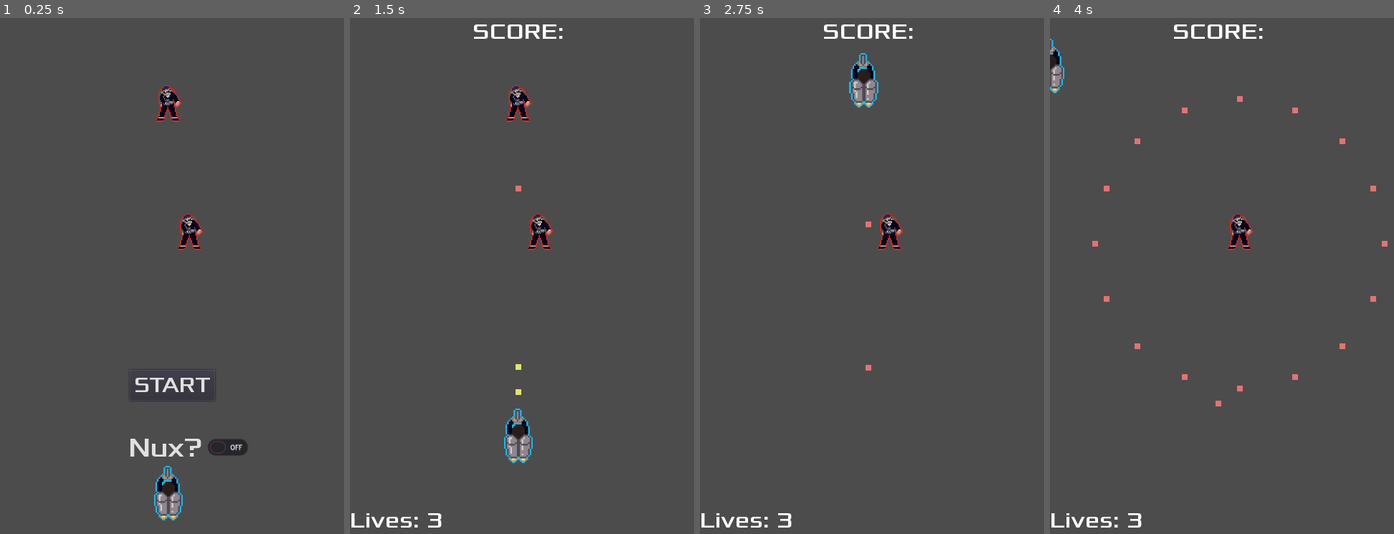
Above: before the commit, frames 1-4 (left to right).
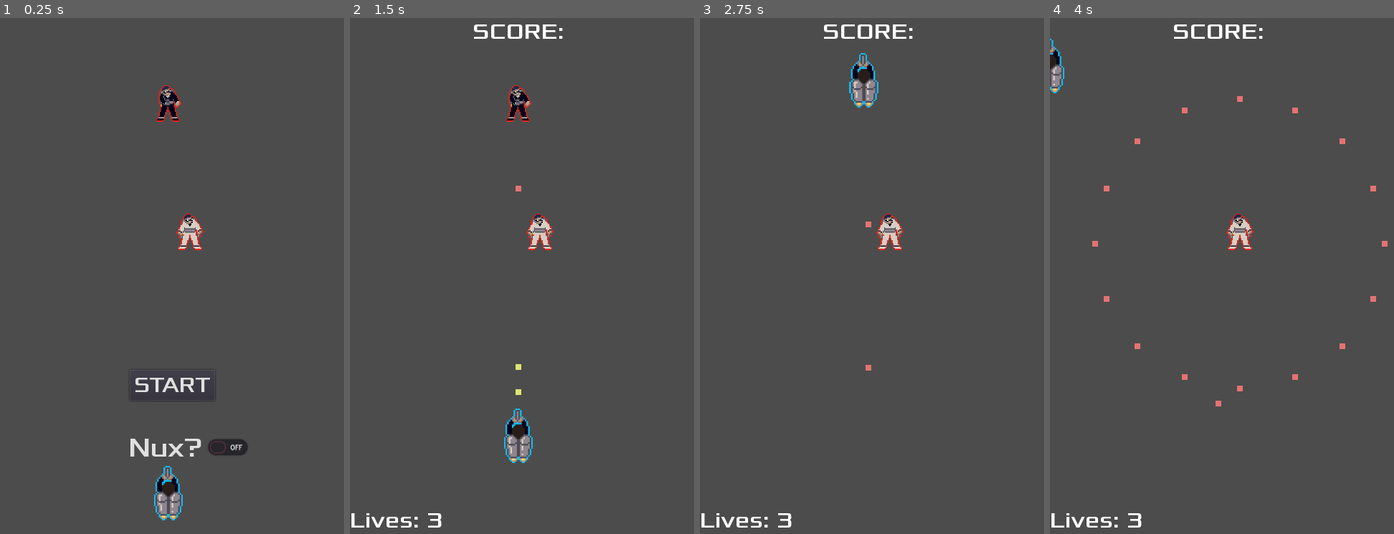
Above: after the commit, the same moments.

Repository: Harrison-Winters/Jet-Pack-Escape
Game: Godot game, scene res://enemy_test.tscn
The game is run twice, just before and just after one commit, with the same random seed, the same clock (stepped at 60 frames per second) and the same inputs. This scene is started directly instead of the project's main scene.
Inputs:
- Up to frame 1 (0.25 s): no input
- Up to frame 2 (1.5 s): click "START" at 0.5 s; tap Enter at 1.25 s; hold Up (ui_up) from 1.28 s (still down); hold Z (shoot) from 1.28 s (still down)
- Up to frame 3 (2.75 s): keep holding Up (ui_up); release Z (shoot) at 2.03 s; tap Z (shoot) at 2.1 s
- Up to frame 4 (4 s): release Up (ui_up) at 2.78 s; hold Z (shoot) 2.78-3.53 s; hold Left (ui_left) from 2.78 s (still down); tap Z (shoot) at 3.6 s

The runs differ from the first frame. In frame 1, 0.3% of the frame differs, in the area x 51-60%, y 37-45%; in frame 2, 0.3%; in frame 3, 0.3%; in frame 4, 0.3%.

Commit message:
Music + New Enemy Sprite

Diff:
--- a/Jetpack Escape/enemy.tscn
+++ b/Jetpack Escape/enemy.tscn
@@ -1,13 +1,19 @@
-[gd_scene load_steps=5 format=2]
+[gd_scene load_steps=6 format=2]
 
 [ext_resource path="res://art/enemy1.png" type="Texture" id=1]
 [ext_resource path="res://enemy.gd" type="Script" id=2]
+[ext_resource path="res://art/enemy2.png" type="Texture" id=3]
 
 [sub_resource type="SpriteFrames" id=1]
 animations = [ {
 "frames": [ ExtResource( 1 ) ],
 "loop": true,
 "name": "default",
+"speed": 5.0
+}, {
+"frames": [ ExtResource( 3 ) ],
+"loop": true,
+"name": "radial",
 "speed": 5.0
 } ]
 
--- a/Jetpack Escape/enemy_radial.tscn
+++ b/Jetpack Escape/enemy_radial.tscn
@@ -5,8 +5,10 @@
 
 [node name="enemy_radial" instance=ExtResource( 1 )]
 mode = 1
-gravity_scale = 0.0
 script = ExtResource( 2 )
+
+[node name="AnimatedSprite" parent="." index="0"]
+animation = "radial"
 
 [node name="ShotTimer" parent="." index="2"]
 wait_time = 3.0
Binary file added: Jetpack Escape/art/enemy2.png
Not shown, added: Jetpack Escape/art/enemy2.png.import
Not shown, added: Jetpack Escape/sound/Cyborg Ninja.mp3
Not shown, added: Jetpack Escape/sound/shot_full.mp3
